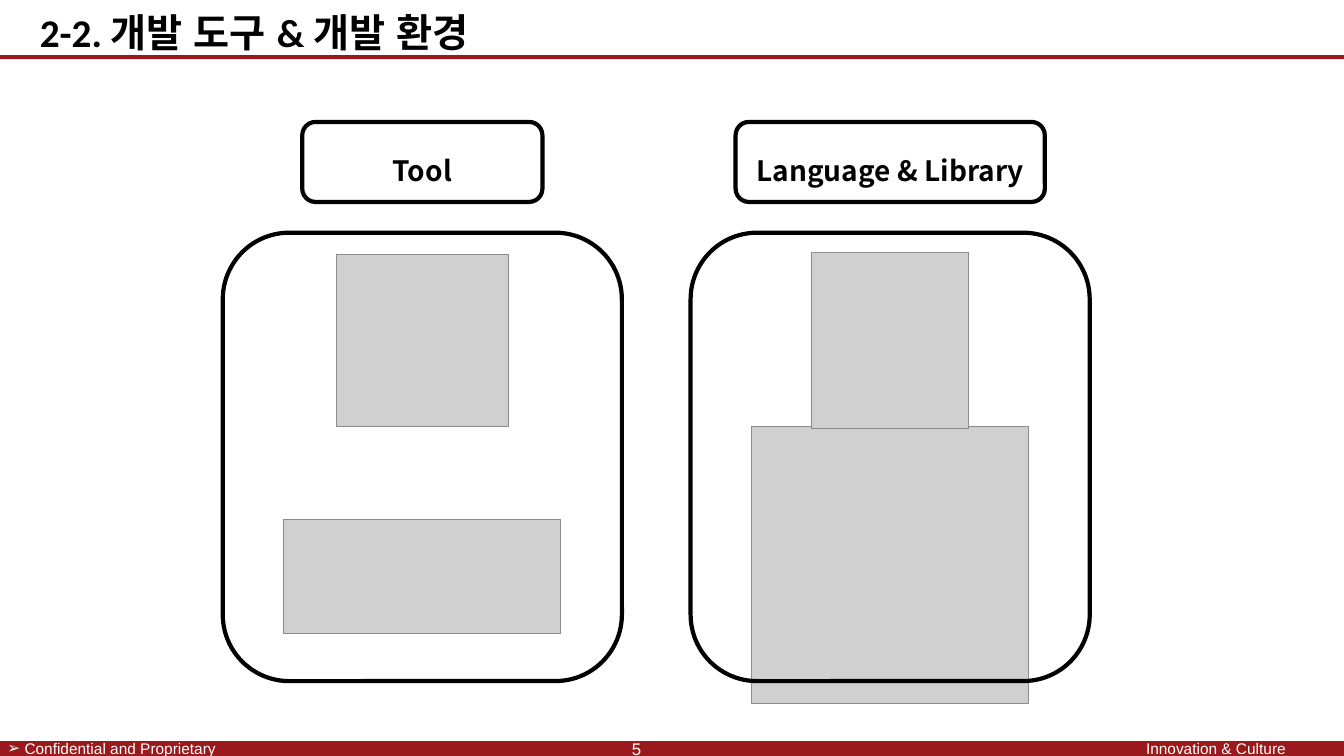
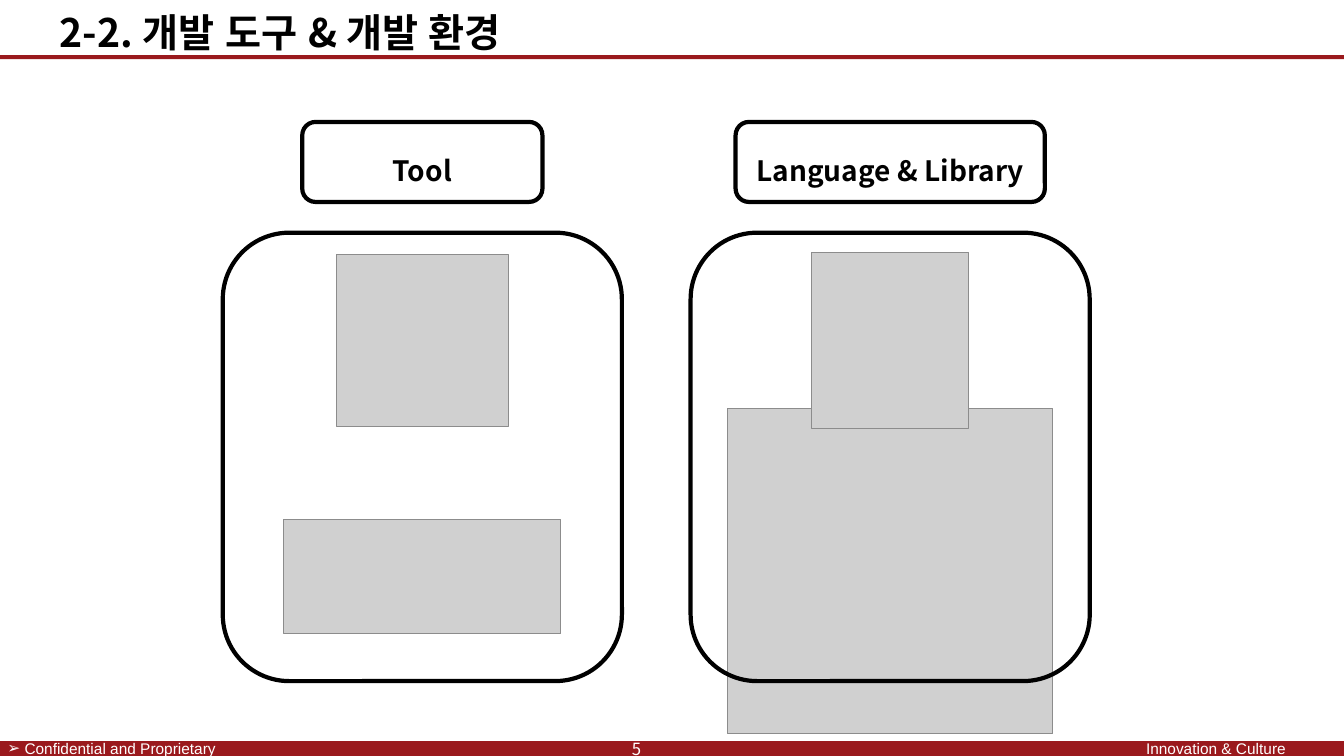
Before and after one commit to SaintSeong/JusungProject, a slide deck: slide 5 of A조 발표/A조 발표.pptx. Drawn at 1344x756 pixels with LibreOffice and Linux fonts; fonts in the diff are those of the drawing; grey boxes stand for pictures; background and template pictures are left out. Boxes give left, top, right and bottom in pixels: in the first picture for what was removed or moved away, otherwise in the second. Text is boxed around its words. In the diff, an @@ line names an element or a change of style, - is before the commit and + after.

```diff
--- a/A조 발표/A조 발표.pptx
+++ b/A조 발표/A조 발표.pptx
@@ text "2-2. 개발 도구 & 개발 ..." at (60, 14, 501, 58): font Calibri to Noto Sans CJK KR @@
@@ picture: place and size @@
-picture at (752, 426, 1029, 704)
+picture at (728, 408, 1054, 734)
@@ page number at (632, 738, 641, 755): font Arial to Noto Sans CJK KR @@
```
Also in this commit, not shown: 19 other slides changed, 1 slide added.
